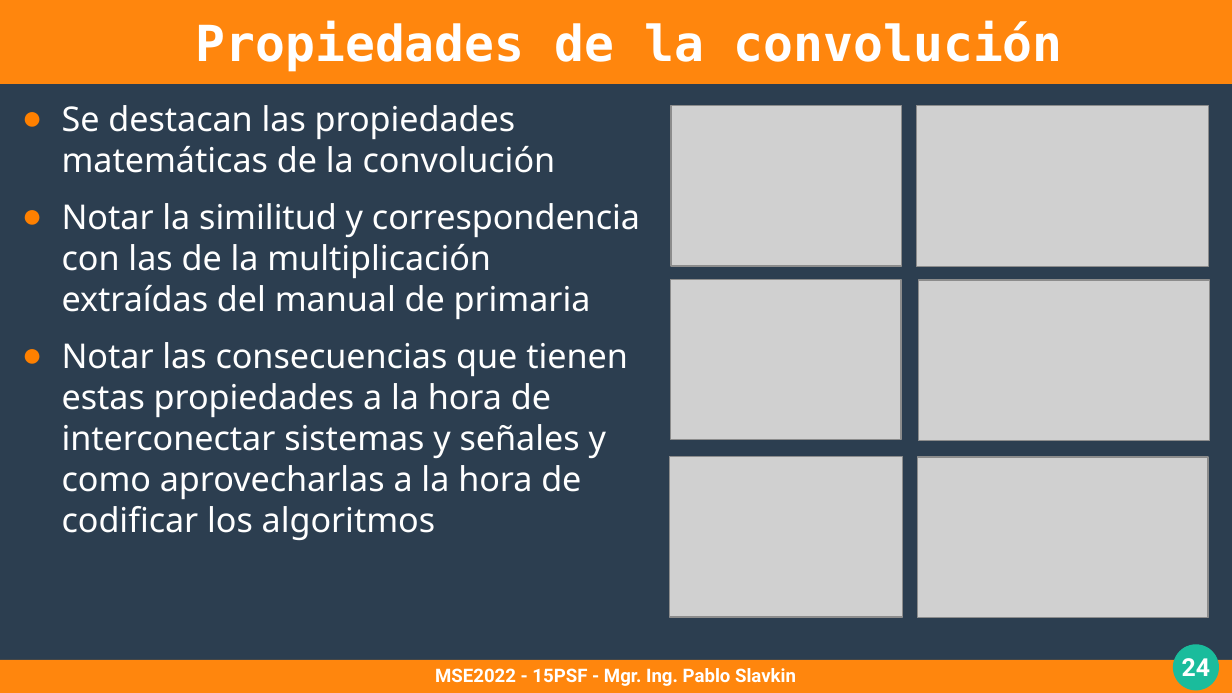
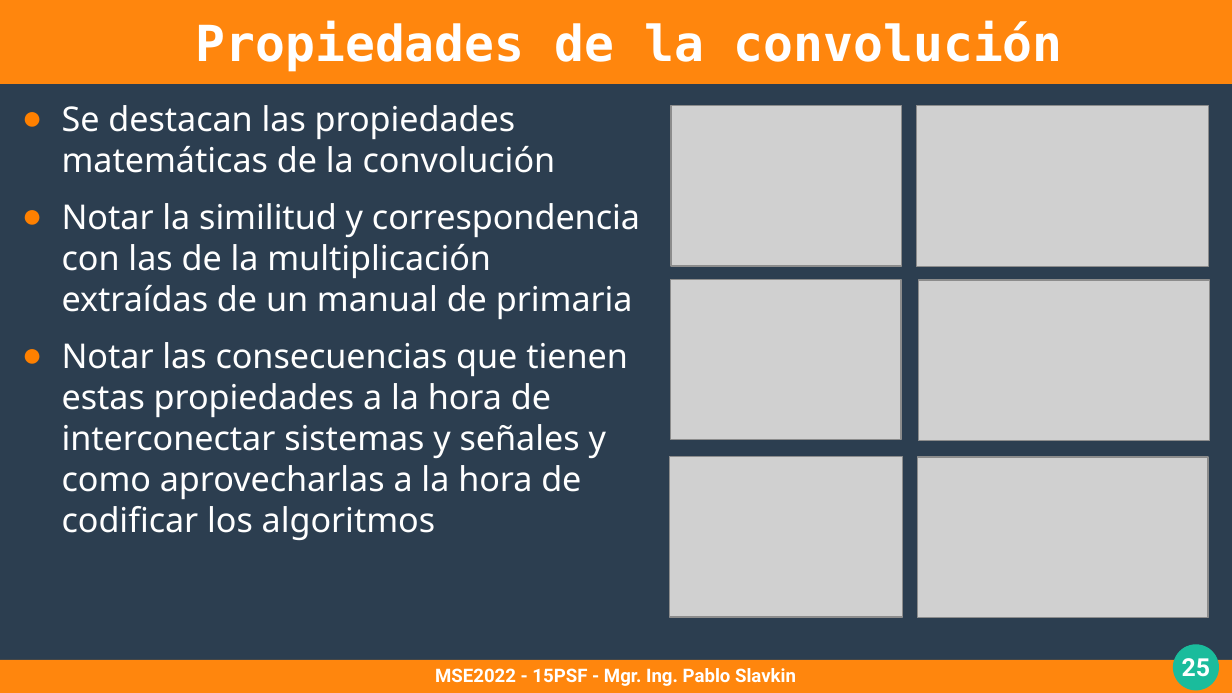
Before and after one commit to pslavkin/psf_2022, a slide deck: slide 25 of clases/5_clase/5_clase.odp (slide 24 before the commit). Drawn at 1232x693 pixels with LibreOffice and Linux fonts; fonts in the diff are those of the drawing; grey boxes stand for pictures. Boxes give left, top, right and bottom in pixels: in the first picture for what was removed or moved away, otherwise in the second. Text is boxed around its words. In the diff, an @@ line names an element or a change of style, - is before the commit and + after.

```diff
--- a/clases/5_clase/5_clase.odp
+++ b/clases/5_clase/5_clase.odp
@@ text at (62, 203, 640, 319): text changed @@
-● Notar la similitud y correspondencia con las de la multiplicación extraídas del manual de primaria
+● Notar la similitud y correspondencia con las de la multiplicación extraídas de un manual de primaria
@@ page number at (1182, 658, 1210, 677): text changed @@
-24
+25
```
Also in this commit, not shown: 8 other slides changed, 2 slides added, 1 slide removed, 15 other files.
